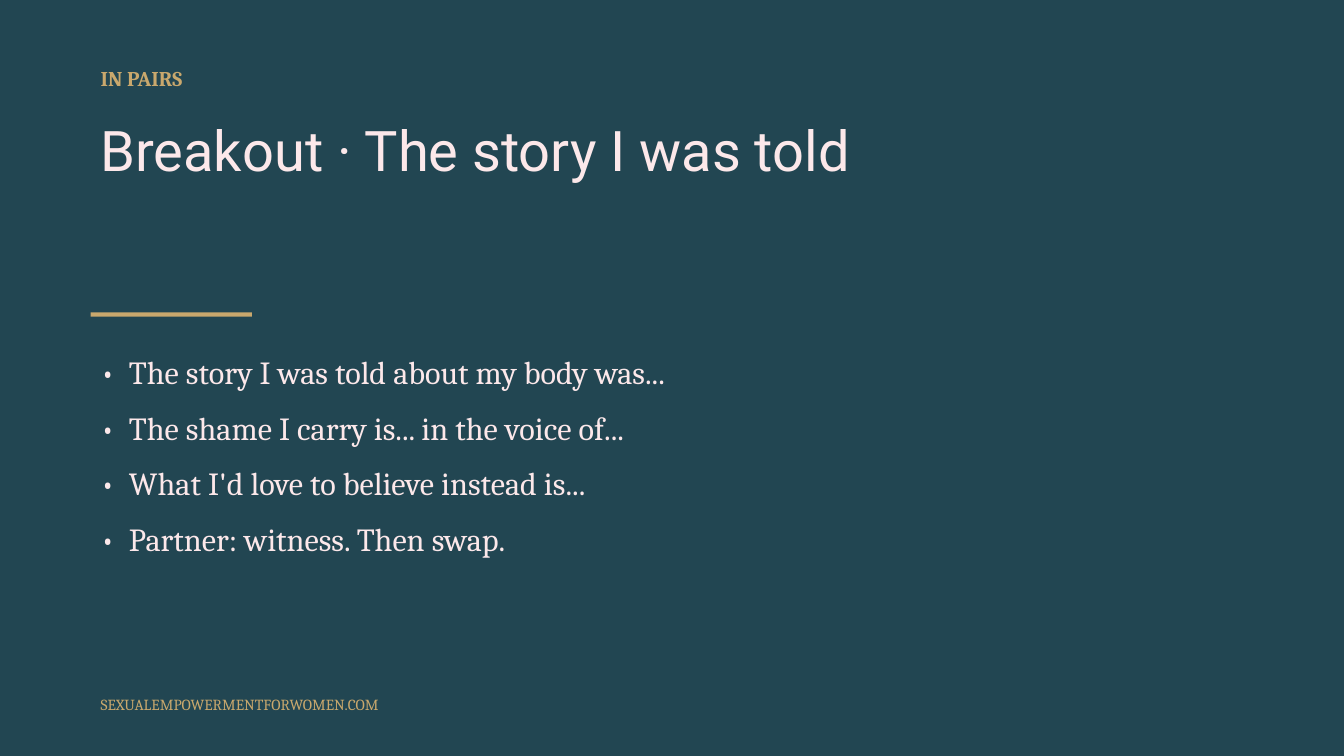
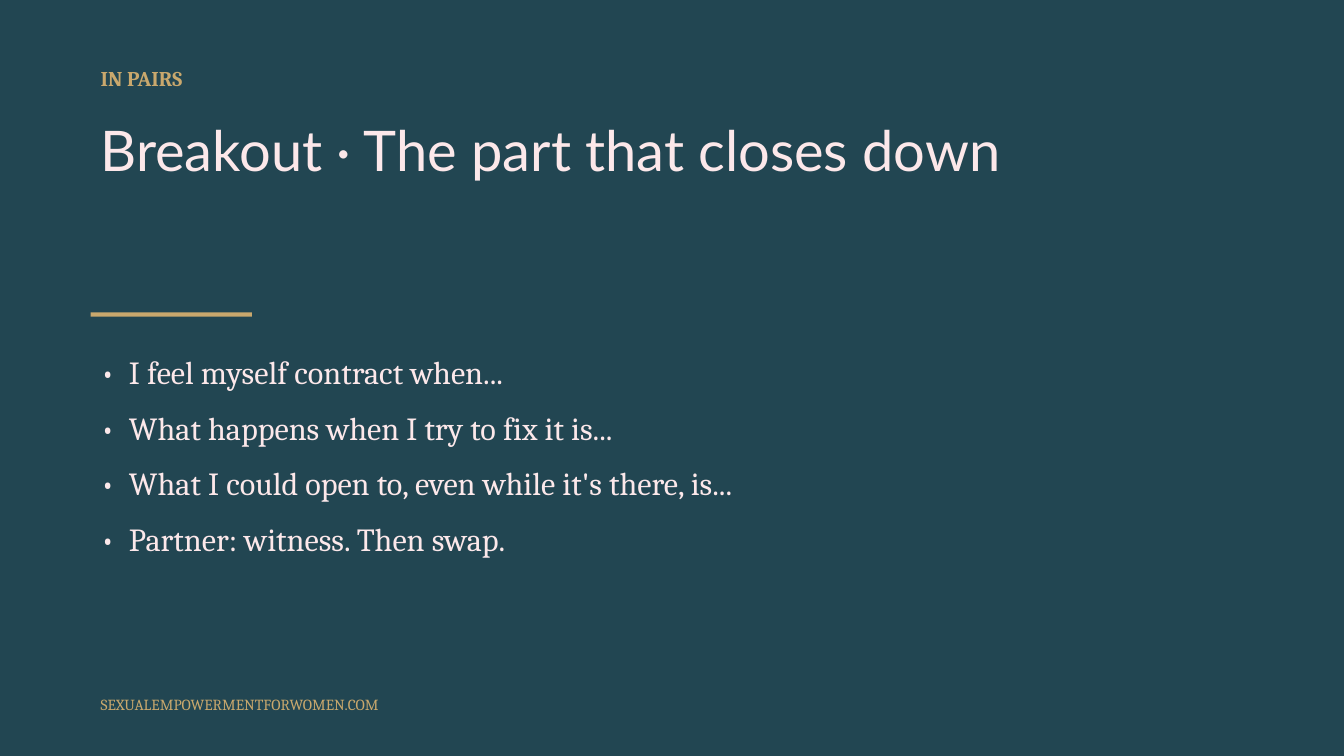
Before and after one commit to tarisha-starr/GitHub-folder, a slide deck: slide 11 of content/sessions/slides/Spirituality-and-Sexuality.pptx (slide 7 before the commit). Drawn at 1344x756 pixels with LibreOffice and Linux fonts; fonts in the diff are those of the drawing. Boxes give left, top, right and bottom in pixels: in the first picture for what was removed or moved away, otherwise in the second. Text is boxed around its words. In the diff, an @@ line names an element or a change of style, - is before the commit and + after.

```diff
--- a/content/sessions/slides/Spirituality-and-Sexuality.pptx
+++ b/content/sessions/slides/Spirituality-and-Sexuality.pptx
@@ text at bbox=[101, 129, 1000, 181]: text changed; font Roboto to Lato @@
-Breakout · The story I was told
+Breakout · The part that closes down
@@ text at bbox=[129, 361, 732, 502]: text changed @@
-• The story I was told about my body was...
-• The shame I carry is... in the voice of...
-• What I'd love to believe instead is...
+• I feel myself contract when...
+• What happens when I try to fix it is...
+• What I could open to, even while it's there, is...
```
Also in this commit, not shown: 18 other slides changed, 14 slides added, 2 slides removed, 3 other files.
